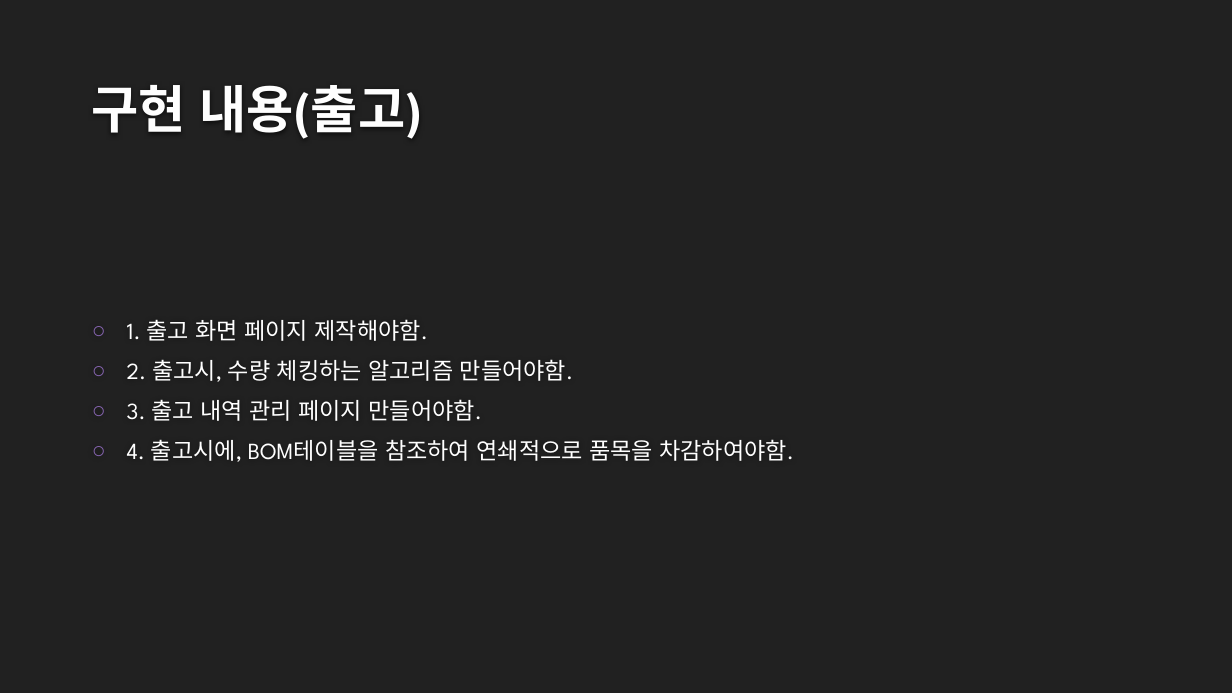
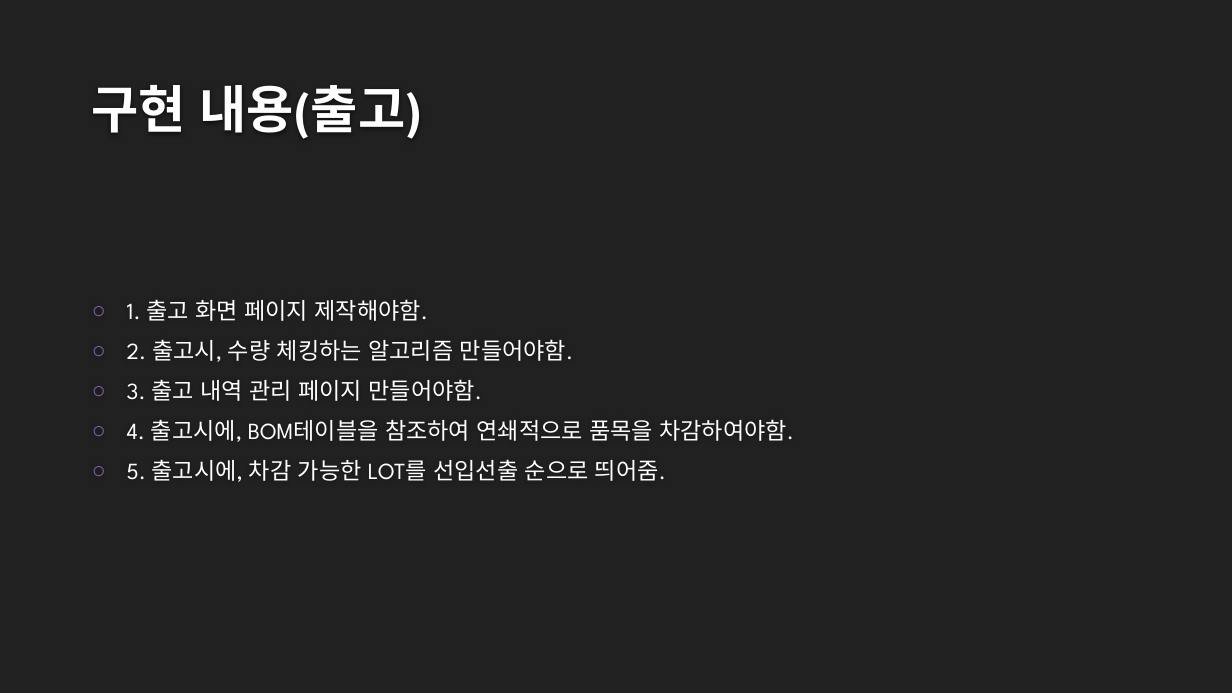
Before and after one commit to J-HyeonSeo/J-InVenTo, a slide deck: slide 14 of src/main/resources/Guide/스프링부트로 재고관리 프로그램 제작하기.pptx. Drawn at 1232x693 pixels with LibreOffice and Linux fonts; fonts in the diff are those of the drawing; background and template pictures are left out. Boxes give left, top, right and bottom in pixels: in the first picture for what was removed or moved away, otherwise in the second. Text is boxed around its words. In the diff, an @@ line names an element or a change of style, - is before the commit and + after.

Commit message:
--수행 목록-- - 데이터 베이스 구조 변경. - 입고, 출고가 => 재고번호를 참조하도록 함.

```diff
--- a/src/main/resources/Guide/스프링부트로 재고관리 프로그램 제작하기.pptx
+++ b/src/main/resources/Guide/스프링부트로 재고관리 프로그램 제작하기.pptx
@@ text at (127,459,666,482): paragraph added @@
+○ 5. 출고시에, 차감 가능한 LOT를 선입선출 순으로 띄어줌.
```
Also in this commit, not shown: 1 other slide changed, 2 slides added, 6 other files.
